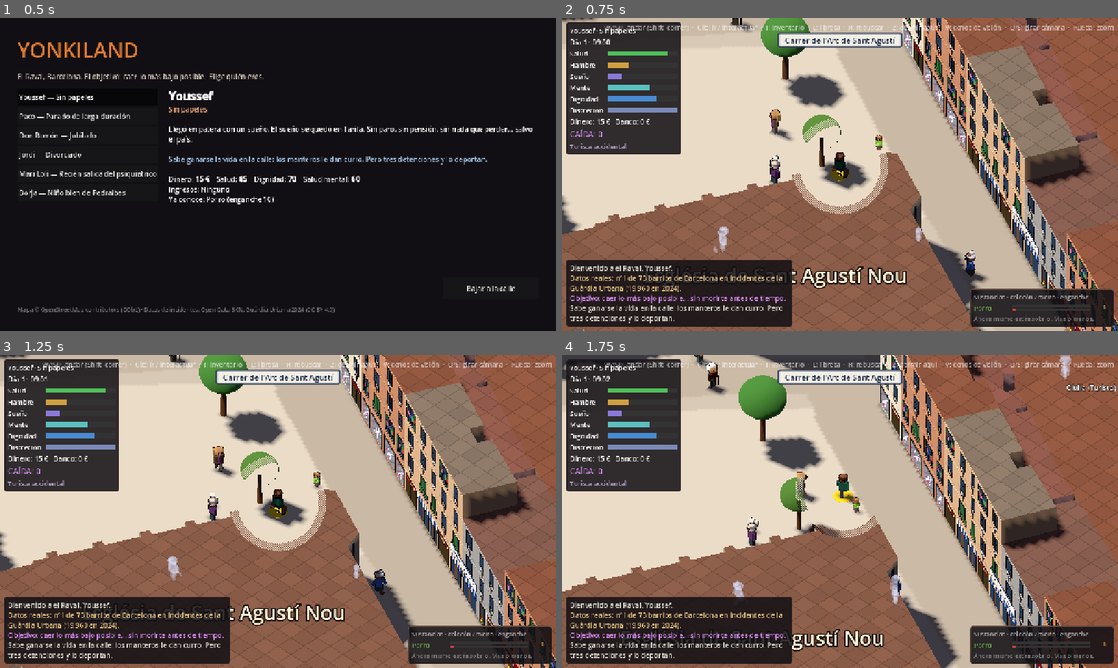
Above: before the commit, frames 1-4 (two rows, left to right).
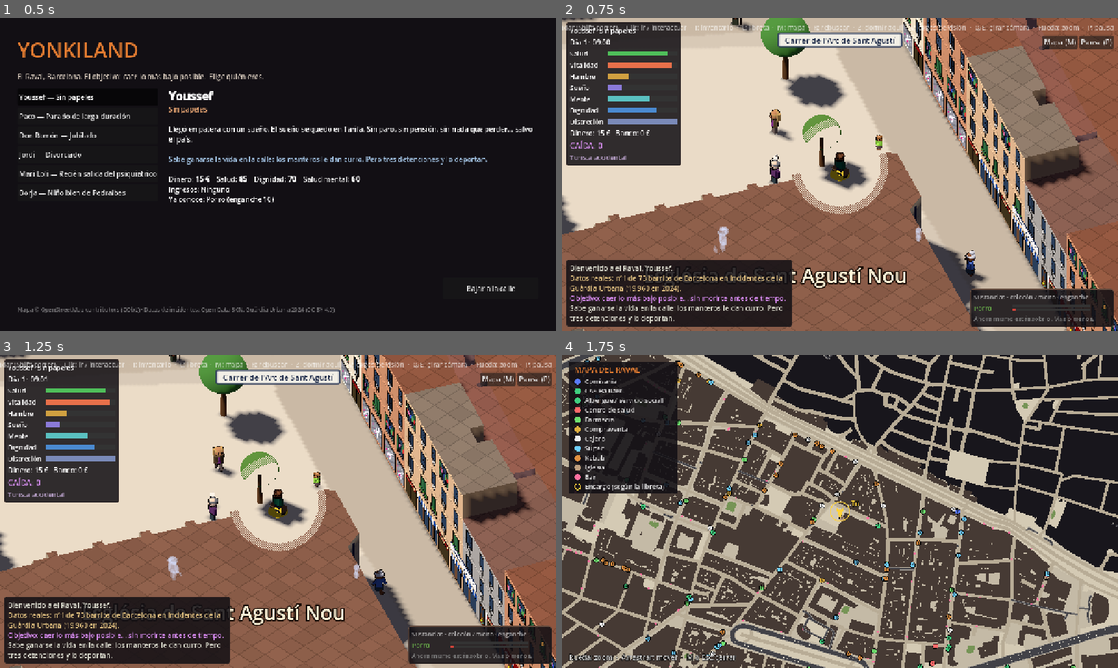
Above: after the commit, the same moments.

Repository: Dylananda/Leavin-The-Dream
Game: Godot game, scene res://scenes/main_menu.tscn
The game is run twice, just before and just after one commit, with the same random seed, the same clock (stepped at 60 frames per second) and the same inputs.
Inputs (mouse positions are in pixels of both pictures, inside the frame that each line leads up to):
- Up to frame 1 (0.5 s): no input
- Up to frame 2 (0.75 s): click "Bajar a la calle" at 0.5 s
- Up to frame 3 (1.25 s): no input
- Up to frame 4 (1.75 s): click (1062, 380) at 1.25 s, where only the run after the commit has a clickable "Mapa (M)"

Frame 1 is identical in both runs. In frame 2, 3.6% of the frame differs, in the area x 0-100%, y 1-48%; in frame 3, 3.6%; in frame 4, 87%, in the area x 0-100%, y 0-100%.

Commit message:
Vitalidad, mapa del barrio y pausa
- Vitalidad: barra nueva para correr y pelear. Se gasta corriendo y peleando y se recupera
  andando o parado; su máximo baja con el hambre, el sueño, el mono y la salud perdida.
  Vacía, quedas agotado y no corres hasta recuperarte. Sin aliento, pegas más flojo y es más
  fácil perder una pelea. Medidas en Defs.VITALITY_*.
- Mapa del barrio (M o botón): el suelo del juego con el norte arriba, dónde estás y hacia
  dónde miras, los sitios por tipo y los encargos según la libreta. Zoom, arrastrar y la
  calle bajo el ratón. El barrio se pausa mientras está abierto.
- Pausa (P o botón), con acceso al mapa.
- Test de humo: vitalidad, pausa y mapa. tests/hud_captura.gd para revisarlos.

Co-Authored-By: Claude Opus 5.5 <noreply@anthropic.com>

Diff:
--- a/game/scripts/defs.gd
+++ b/game/scripts/defs.gd
@@ -94,6 +94,20 @@
 const STAT_BRAVE := 0.05  ## lo que suma cada punto de valor sobre 5 a que se enfrente en un escándalo...
 const STAT_AVENGE := 0.06  ## ... y cada punto de valor o agresividad a que vaya a por ti si le robas
 const STAT_HOTHEAD := 7  ## desde esta agresividad, al que pegas o pides demasiado va a por ti en vez de apartarse
+## Vitalidad: el aguante para correr y pelear (GameState.vitality). Se gasta en segundos reales.
+const VITALITY_RUN_COST := 11.0  ## por segundo corriendo (con el máximo lleno, unos 9 s seguidos)
+const VITALITY_REGEN_STILL := 9.0  ## por segundo parado...
+const VITALITY_REGEN_WALK := 4.0  ## ... y andando
+const VITALITY_RECOVER := 30.0  ## agotado, no vuelves a correr hasta tener esto
+const VITALITY_FIGHT := 30.0  ## lo que gasta una pelea...
+const VITALITY_FIGHT_CHANCE := 0.25  ## ... y lo que baja la probabilidad de ganarla ir sin nada de vitalidad
+## Lo que baja el máximo: cada punto de hambre y de sueño por encima de 50, cada punto de mono
+## y cada punto de salud perdido. El máximo nunca baja de VITALITY_MIN_MAX.
+const VITALITY_HUNGER := 0.7
+const VITALITY_FATIGUE := 0.7
+const VITALITY_MONO := 0.4
+const VITALITY_HEALTH := 0.4
+const VITALITY_MIN_MAX := 15.0
 ## Bots latentes (scripts/censo.gd): lo que se pone al día al volver a verlos.
 const LATENT_ROBBED_FORGET := 24.0 * 60.0  ## minutos tras los que al que robaron vuelve a llevar dinero
 const LATENT_MEMORY_FADE := 3.0 * 24.0 * 60.0  ## minutos latente por cada vez que olvida algo que le hiciste...
--- a/game/scripts/game_state.gd
+++ b/game/scripts/game_state.gd
@@ -24,6 +24,8 @@
 var health := 100.0
 var hunger := 0.0
 var fatigue := 0.0  ## Sueño
+var vitality := 100.0  ## aguante para correr y pelear (ver vitality_max y Defs.VITALITY_*)
+var exhausted := false  ## agotado: no se corre hasta recuperar Defs.VITALITY_RECOVER
 var sanity := 100.0  ## Salud mental
 var dignity := 100.0
 ## Lo que llamas la atención y lo buscada que te tiene la policía. La barra de Discreción es su inverso.
@@ -98,6 +100,8 @@
 	sanity = profile["sanity"]
 	hunger = 30.0
 	fatigue = 20.0
+	vitality = 100.0
+	exhausted = false
 	subs = {}
 	for id in profile["knows"]:
 		_learn(id, float(profile["knows"][id]))
@@ -413,6 +417,21 @@
 	changed.emit()
 
 
+## Vitalidad máxima ahora: la bajan el hambre y el sueño altos, el mono y la salud perdida.
+func vitality_max() -> float:
+	var m := 100.0 - maxf(0.0, hunger - 50.0) * Defs.VITALITY_HUNGER 		- maxf(0.0, fatigue - 50.0) * Defs.VITALITY_FATIGUE 		- mono * Defs.VITALITY_MONO - (100.0 - health) * Defs.VITALITY_HEALTH
+	return clampf(m, Defs.VITALITY_MIN_MAX, 100.0)
+
+
+## Gasta (negativo) o recupera vitalidad, sin pasar del máximo. Al vaciarse quedas agotado.
+func change_vitality(amount: float) -> void:
+	vitality = clampf(vitality + amount, 0.0, vitality_max())
+	if vitality <= 0.0:
+		exhausted = true
+	elif exhausted and vitality >= minf(Defs.VITALITY_RECOVER, vitality_max()):
+		exhausted = false
+
+
 func add_caida(points: float) -> void:
 	caida += points
 	changed.emit()
--- a/game/scripts/interactions.gd
+++ b/game/scripts/interactions.gd
@@ -386,7 +386,9 @@
 	npc.remember("pegado")
 	if world.police_watching() > 0:
 		gs.mark_wanted("un agente te ha visto pelearte", "violencia")
-	world.play_minigame(Fight.new(npc), _fight_chance(npc), func(result: String, _stats: Dictionary):
+	var chance := _fight_chance(npc)
+	gs.change_vitality(-Defs.VITALITY_FIGHT)
+	world.play_minigame(Fight.new(npc), chance, func(result: String, _stats: Dictionary):
 		_fight_done(npc, result == "ok"))
 
 
@@ -396,6 +398,7 @@
 func _fight_chance(npc: Npc) -> float:
 	var gs := GameState
 	var p := 0.5 + (gs.health + gs.high * 0.3 - gs.mono * 0.3 - 50.0) / 80.0
+	p -= (1.0 - gs.vitality / 100.0) * Defs.VITALITY_FIGHT_CHANCE  # sin aliento se pelea peor
 	return clampf(p - (npc.stat("fuerza") - 5) * Defs.STAT_FIGHT, 0.05, 0.95)
 
 
--- a/game/scripts/minigames/fight.gd
+++ b/game/scripts/minigames/fight.gd
@@ -6,7 +6,7 @@
 ## pégale con el clic. Si le pegas con la guardia puesta apenas le haces nada; si le cortas
 ## mientras levanta el brazo, algo. Gana quien deja sin aguante al otro.
 ## El alcohol retrasa la esquiva, el colocón da fuerza y el mono la quita; el sueño cierra
-## los párpados (y no ves venir el golpe).
+## los párpados (y no ves venir el golpe). Sin vitalidad, pegas más flojo.
 ## Resultados: "ok" (ganas) o "mal" (pierdes, o te rindes con Esc).
 
 const WINDUP := Vector2(0.95, 0.45)  ## segundos que tarda en soltar el puño (fácil, difícil)
@@ -54,6 +54,7 @@
 	_place_camera()
 	var gs := GameState
 	_strength = clampf(0.6 + gs.health / 200.0 + gs.high * 0.003 - gs.mono * 0.004, 0.4, 1.4)
+	_strength *= lerpf(0.6, 1.0, gs.vitality / 100.0)  # sin aliento, los golpes pesan menos
 	_state_left = lerpf(PAUSE.x, PAUSE.y, difficulty)
 
 
--- a/game/scripts/ui/hud.gd
+++ b/game/scripts/ui/hud.gd
@@ -13,6 +13,8 @@
 const BARS := [
 	["health", "Salud", Color("4fbf5a"), false,
 		"Baja con el mono, el hambre, las peleas y los excesos. A 0 te mueres."],
+	["vitality", "Vitalidad", Color("e8704a"), false,
+		"Aguante para correr y pelear. Se gasta corriendo (Shift) y peleando y se recupera andando o parado. El hambre, el sueño, el mono y la salud perdida bajan su máximo. Vacía, estás agotado y no corres hasta recuperarte."],
 	["hunger", "Hambre", Color("d0a040"), true,
 		"Sube con las horas (el porro abre el apetito; la farlopa y la base lo quitan). Baja comiendo. Al 100 te desmayas."],
 	["fatigue", "Sueño", Color("8a7ad8"), true,
@@ -71,6 +73,9 @@
 var _chat_npc: Npc
 var _chat_conv: Conversation
 var _minigame: Minigame  ## Minijuego en marcha (robar, vigilar...), si lo hay
+var _pause: PanelContainer  ## Panel de la pausa (P o el botón)
+var _map: MapaBarrio  ## Mapa del barrio abierto (M), si lo está
+var _map_from_pause := false  ## al cerrar el mapa se vuelve a la pausa
 
 
 func _ready() -> void:
@@ -92,6 +97,7 @@
 	_build_inventory()
 	_build_notebook()
 	_build_chat()
+	_build_pause()
 	_pointers = Control.new()
 	_pointers.set_anchors_preset(Control.PRESET_FULL_RECT)
 	_pointers.mouse_filter = Control.MOUSE_FILTER_IGNORE
@@ -264,7 +270,7 @@
 
 func _build_help() -> void:
 	var l := Label.new()
-	l.text = "WASD: andar (Shift: correr)  ·  Clic: ir / interactuar  ·  I: inventario  ·  L: libreta  ·  R: rebuscar  ·  Z: dormir aquí  ·  V: conos de visión  ·  Q/E: girar cámara  ·  Rueda: zoom"
+	l.text = "WASD: andar (Shift: correr)  ·  Clic: ir / interactuar  ·  I: inventario  ·  L: libreta  ·  M: mapa  ·  R: rebuscar  ·  Z: dormir aquí  ·  V: conos de visión  ·  Q/E: girar cámara  ·  Rueda: zoom  ·  P: pausa"
 	l.add_theme_font_size_override("font_size", 15)
 	l.add_theme_color_override("font_color", Color(1, 1, 1, 0.6))
 	l.mouse_filter = Control.MOUSE_FILTER_IGNORE
@@ -331,6 +337,10 @@
 		_bars[b[0]].value = value
 		var bad := value if b[3] else 100.0 - value
 		_bar_labels[b[0]].add_theme_color_override("font_color", C_DANGER if bad >= DANGER else Color.WHITE)
+	# la vitalidad tiene un máximo que baja con el hambre, el sueño, el mono y la salud
+	_bar_labels["vitality"].text = "Agotado" if gs.exhausted else "Vitalidad"
+	_bars["vitality"].get_parent().tooltip_text = BARS[1][4] + "
+Máximo ahora: %d." % int(gs.vitality_max())
 	_refresh_subs()
 	var money_text := "Dinero: %d €   Banco: %d €" % [gs.money, gs.bank]
 	if gs.debt > 0:
@@ -447,7 +457,100 @@
 
 func is_menu_open() -> bool:
 	return _menu.visible or _chat.visible or (_game_over != null and _game_over.visible) \
-		or is_instance_valid(_minigame)
+		or is_instance_valid(_minigame) or _pause.visible or is_instance_valid(_map)
+
+
+# ------------------------------------------------------------- pausa y mapa
+
+## Botones de pausa y mapa (arriba a la derecha, bajo la ayuda) y el panel de la pausa.
+func _build_pause() -> void:
+	var row := HBoxContainer.new()
+	for b in [["Mapa (M)", toggle_map], ["Pausa (P)", toggle_pause]]:
+		var btn := Button.new()
+		btn.text = b[0]
+		btn.focus_mode = Control.FOCUS_NONE
+		btn.pressed.connect(b[1])
+		row.add_child(btn)
+	add_child(row)
+	row.set_anchors_and_offsets_preset(Control.PRESET_TOP_RIGHT, Control.PRESET_MODE_MINSIZE, 10)
+	row.offset_top += 30
+	row.offset_bottom += 30
+	_pause = _panel(Vector2(380, 0))
+	_pause.visible = false
+	add_child(_pause)
+	var v := VBoxContainer.new()
+	v.add_theme_constant_override("separation", 10)
+	_pause.add_child(v)
+	var t := Label.new()
+	t.text = "PAUSA"
+	t.horizontal_alignment = HORIZONTAL_ALIGNMENT_CENTER
+	t.add_theme_font_size_override("font_size", 30)
+	t.add_theme_color_override("font_color", Color("e07a30"))
+	v.add_child(t)
+	var sub := Label.new()
+	sub.text = "El barrio se ha parado. Nadie te mira."
+	sub.horizontal_alignment = HORIZONTAL_ALIGNMENT_CENTER
+	sub.add_theme_color_override("font_color", Color(1, 1, 1, 0.6))
+	v.add_child(sub)
+	for b in [["Seguir (P)", toggle_pause], ["Mapa del barrio (M)", toggle_map]]:
+		var btn := Button.new()
+		btn.text = b[0]
+		btn.custom_minimum_size.y = 40
+		btn.pressed.connect(b[1])
+		v.add_child(btn)
+
+
+## Para o sigue el juego (no con otro menú abierto: esos ya lo paran).
+func toggle_pause() -> void:
+	if _pause.visible:
+		_pause.visible = false
+		get_tree().paused = false
+	elif not is_menu_open():
+		_pause.visible = true
+		_pause.reset_size()
+		_pause.position = (get_viewport().get_visible_rect().size - _pause.size) / 2.0
+		get_tree().paused = true
+
+
+## Abre o cierra el mapa del barrio, con el juego en pausa mientras está abierto.
+func toggle_map() -> void:
+	if is_instance_valid(_map):
+		_close_map()
+		return
+	if is_menu_open() and not _pause.visible:
+		return
+	_map_from_pause = _pause.visible
+	_pause.visible = false
+	_map = MapaBarrio.new(get_parent())
+	_map.closed.connect(_close_map)
+	add_child(_map)
+	get_tree().paused = true
+
+
+func _close_map() -> void:
+	if is_instance_valid(_map):
+		_map.queue_free()
+	_map = null
+	if _map_from_pause:
+		_pause.visible = true
+	else:
+		get_tree().paused = false
+
+
+func _unhandled_input(event: InputEvent) -> void:
+	if not (event is InputEventKey and event.pressed and not event.echo):
+		return
+	match event.keycode:
+		KEY_P:
+			toggle_pause()
+			get_viewport().set_input_as_handled()
+		KEY_M:
+			toggle_map()
+			get_viewport().set_input_as_handled()
+		KEY_ESCAPE:
+			if _pause.visible:
+				toggle_pause()
+				get_viewport().set_input_as_handled()
 
 
 ## Pone encima de todo un minijuego (World.play_minigame lo quita al terminar).
--- /dev/null
+++ b/game/scripts/ui/mapa_barrio.gd
@@ -0,0 +1,158 @@
+class_name MapaBarrio
+extends Control
+## Mapa del barrio a pantalla completa (tecla M): el suelo del juego visto desde arriba, con
+## el norte arriba, dónde estás y hacia dónde miras, los sitios por tipo y los de los encargos
+## en marcha tal como los apuntaste en la libreta (si los apuntaste mal, aquí también están mal).
+## Rueda: zoom (hacia el ratón). Arrastrar: mover el mapa. M o Esc: cerrar. El barrio se pausa.
+
+signal closed
+
+const ZOOM_MIN := 0.8  ## píxeles de pantalla por casilla
+const ZOOM_MAX := 16.0
+const ZOOM_START := 2.2  ## al abrir, centrado en ti
+## Color y letra de cada tipo de sitio (los bares, sin letra: son muchos).
+const KINDS := {
+	"comisaria": [Color("5a7cff"), "P", "Comisaría"],
+	"cas": [Color("40d080"), "C", "CAS Baluard"],
+	"albergue": [Color("40d080"), "A", "Albergue / servicio social"],
+	"cap": [Color("ff6a6a"), "+", "Centro de salud"],
+	"farmacia": [Color("70e070"), "F", "Farmacia"],
+	"compraventa": [Color("e0b040"), "€", "Compraventa"],
+	"cajero": [Color("f0f0f0"), "$", "Cajero"],
+	"super": [Color("70d0ff"), "S", "Súper"],
+	"kebab": [Color("e09040"), "K", "Kebab"],
+	"iglesia": [Color("c0a080"), "†", "Iglesia"],
+	"bar": [Color("ff70a0"), "", "Bar"],
+}
+const C_PLAYER := Color("ffd23c")
+const C_NOTE := Color("ffd23c")
+
+var world: World
+var _tex: Texture2D
+var _px := 6.0  ## píxeles de la textura por casilla
+var _scale := ZOOM_START
+var _origin := Vector2.ZERO
+var _drag := false
+var _hover := ""
+
+
+func _init(p_world: World) -> void:
+	world = p_world
+
+
+func _ready() -> void:
+	set_anchors_preset(Control.PRESET_FULL_RECT)
+	mouse_filter = Control.MOUSE_FILTER_STOP
+	process_mode = Node.PROCESS_MODE_ALWAYS
+	_tex = load("res://assets/ground.png")
+	_px = _tex.get_width() / float(world.city.width)
+	# toda la ventana, aunque el HUD tenga el tamaño base del proyecto
+	_fit()
+	get_viewport().size_changed.connect(_fit)
+	_center_on_player()
+
+
+func _fit() -> void:
+	position = Vector2.ZERO
+	size = get_viewport_rect().size
+	queue_redraw()
+
+
+func _center_on_player() -> void:
+	_origin = size / 2.0 - _player_cell() * _scale
+	queue_redraw()
+
+
+func _player_cell() -> Vector2:
+	var p := world.player.position / world.city.cell_m
+	return Vector2(p.x, p.z)
+
+
+func _to_screen(cell: Vector2) -> Vector2:
+	return _origin + cell * _scale
+
+
+func _draw() -> void:
+	var font := get_theme_default_font()
+	draw_rect(Rect2(Vector2.ZERO, size), Color(0.05, 0.045, 0.06, 0.97))
+	var city := world.city
+	draw_texture_rect(_tex, Rect2(_origin, Vector2(city.width, city.height) * _scale), false)
+	# sitios (los bares, más pequeños y sin letra)
+	var r := clampf(_scale * 1.6, 5.0, 11.0)
+	for p in city.pois:
+		var k: Array = KINDS.get(p["kind"], [])
+		if k.is_empty():
+			continue
+		var at := _to_screen(Vector2(p["x"], p["y"]) + Vector2(0.5, 0.5))
+		if k[1] == "":
+			draw_circle(at, r * 0.45, k[0])
+			continue
+		draw_circle(at, r + 1.5, Color.BLACK)
+		draw_circle(at, r, k[0])
+		draw_string(font, at + Vector2(-r * 0.55, r * 0.55), k[1], HORIZONTAL_ALIGNMENT_LEFT, -1, int(r * 1.4), Color.BLACK)
+	# encargos en marcha, según la libreta
+	for n in world.errands.noted_places():
+		var poi: Dictionary = n["poi"]
+		var at := _to_screen(Vector2(poi["x"], poi["y"]) + Vector2(0.5, 0.5))
+		draw_arc(at, 16.0, 0, TAU, 32, C_NOTE, 3.0, true)
+		_label(at + Vector2(20, 6), world.errands.place_name(poi), C_NOTE)
+	# tú, con una flecha hacia donde miras
+	var me := _to_screen(_player_cell())
+	var f := world.player.facing()
+	var dir := Vector2(f.x, f.z).normalized()
+	var side := dir.orthogonal()
+	draw_colored_polygon(PackedVector2Array([me + dir * 16, me - dir * 9 + side * 10, me - dir * 4, me - dir * 9 - side * 10]), C_PLAYER)
+	draw_arc(me, 22.0, 0, TAU, 32, C_PLAYER, 2.0, true)
+	_label(me + Vector2(26, -12), "Tú", C_PLAYER)
+	_draw_legend(font)
+
+
+func _label(at: Vector2, text: String, color: Color) -> void:
+	var font := get_theme_default_font()
+	draw_string_outline(font, at, text, HORIZONTAL_ALIGNMENT_LEFT, -1, 16, 5, Color.BLACK)
+	draw_string(font, at, text, HORIZONTAL_ALIGNMENT_LEFT, -1, 16, color)
+
+
+## Leyenda arriba a la izquierda y ayuda abajo.
+func _draw_legend(font: Font) -> void:
+	var box := Rect2(16, 16, 250, 30 + KINDS.size() * 22 + 30)
+	draw_rect(box, Color(0.07, 0.06, 0.08, 0.88))
+	draw_string(font, box.position + Vector2(12, 24), "MAPA DEL RAVAL", HORIZONTAL_ALIGNMENT_LEFT, -1, 18, Color("e07a30"))
+	var y := box.position.y + 50
+	for kind in KINDS:
+		var k: Array = KINDS[kind]
+		draw_circle(Vector2(box.position.x + 20, y - 5), 7, k[0])
+		draw_string(font, Vector2(box.position.x + 36, y), k[2], HORIZONTAL_ALIGNMENT_LEFT, -1, 15, Color(1, 1, 1, 0.85))
+		y += 22
+	draw_arc(Vector2(box.position.x + 20, y - 5), 7, 0, TAU, 20, C_NOTE, 2.0)
+	draw_string(font, Vector2(box.position.x + 36, y), "Encargo (según la libreta)", HORIZONTAL_ALIGNMENT_LEFT, -1, 15, Color(1, 1, 1, 0.85))
+	var help := "Rueda: zoom  ·  Arrastrar: mover  ·  M o Esc: cerrar"
+	if _hover != "":
+		help = _hover + "      " + help
+	draw_string_outline(font, Vector2(16, size.y - 18), help, HORIZONTAL_ALIGNMENT_LEFT, -1, 16, 5, Color.BLACK)
+	draw_string(font, Vector2(16, size.y - 18), help, HORIZONTAL_ALIGNMENT_LEFT, -1, 16, Color(1, 1, 1, 0.8))
+
+
+func _gui_input(event: InputEvent) -> void:
+	if event is InputEventMouseButton:
+		if event.button_index in [MOUSE_BUTTON_WHEEL_UP, MOUSE_BUTTON_WHEEL_DOWN] and event.pressed:
+			var s := clampf(_scale * (1.2 if event.button_index == MOUSE_BUTTON_WHEEL_UP else 1 / 1.2), ZOOM_MIN, ZOOM_MAX)
+			_origin = event.position - (event.position - _origin) * (s / _scale)
+			_scale = s
+			queue_redraw()
+		elif event.button_index in [MOUSE_BUTTON_LEFT, MOUSE_BUTTON_RIGHT]:
+			_drag = event.pressed
+		accept_event()
+	elif event is InputEventMouseMotion:
+		if _drag:
+			_origin += event.relative
+		var cell := Vector2i(((event.position - _origin) / _scale).floor())
+		_hover = world.city.street_name_near(cell, 6)
+		queue_redraw()
+		accept_event()
+
+
+func _unhandled_input(event: InputEvent) -> void:
+	if event is InputEventKey and event.pressed and not event.echo and event.keycode in [KEY_M, KEY_ESCAPE]:
+		get_viewport().set_input_as_handled()
+		closed.emit()
--- a/game/scripts/world.gd
+++ b/game/scripts/world.gd
@@ -497,7 +497,19 @@
 	if GameState.alive and not hud.is_menu_open():
 		v.x = float(_held(KEY_D, KEY_RIGHT)) - float(_held(KEY_A, KEY_LEFT))
 		v.y = float(_held(KEY_S, KEY_DOWN)) - float(_held(KEY_W, KEY_UP))
-	player.run_factor = RUN_FACTOR if Input.is_key_pressed(KEY_SHIFT) else 1.0
+	# correr gasta vitalidad; agotado, no se corre hasta recuperarla (Defs.VITALITY_*)
+	var gs := GameState
+	var moving := v != Vector2.ZERO or player.is_moving()
+	var wants_run := Input.is_key_pressed(KEY_SHIFT) and moving and not gs.exhausted
+	player.run_factor = RUN_FACTOR if wants_run else 1.0
+	if wants_run:
+		gs.change_vitality(-Defs.VITALITY_RUN_COST * delta)
+	elif moving:
+		gs.change_vitality(Defs.VITALITY_REGEN_WALK * delta)
+	else:
+		gs.change_vitality(Defs.VITALITY_REGEN_STILL * delta)
+	if gs.exhausted and Input.is_key_pressed(KEY_SHIFT) and moving and randf() < delta * 0.4:
+		player.say(["*jadea*", "No puedo más...", "Un momento, un momento"].pick_random(), 1.5)
 	var target := Vector3.ZERO
 	if v != Vector2.ZERO:
 		_pending = null
@@ -1115,6 +1127,8 @@
 ## Fight), cuesta arriba. Si ganas, te lo quitas de encima con algún golpe; si no, `lose`.
 func _beating(npc: Npc, lose: Callable) -> void:
 	var chance := Defs.BEATING_FIGHT_CHANCE - (npc.stat("fuerza") - 5) * Defs.STAT_FIGHT
+	chance -= (1.0 - GameState.vitality / 100.0) * Defs.VITALITY_FIGHT_CHANCE
+	GameState.change_vitality(-Defs.VITALITY_FIGHT)
 	play_minigame(Fight.new(npc), chance, func(result: String, _stats: Dictionary):
 		if result != "ok":
 			lose.call()
--- /dev/null
+++ b/game/tests/hud_captura.gd
@@ -0,0 +1,30 @@
+extends SceneTree
+## Captura del mapa del barrio o del panel de pausa, para revisarlos sin jugar.
+## Uso: godot --path game --resolution 1600x900 --script res://tests/hud_captura.gd -- <salida.png> mapa|pausa [rótulo]
+
+func _initialize() -> void:
+	var args := OS.get_cmdline_user_args()
+	var out := args[0] if args.size() > 0 else "user://hud.png"
+	var what := args[1] if args.size() > 1 else "mapa"
+	var place := args[2] if args.size() > 2 else "MACBA"
+	root.get_node("GameState").new_game("parado")
+	change_scene_to_file("res://scenes/world.tscn")
+	await process_frame
+	await process_frame
+	var w = current_scene
+	for l in w.city._data["labels"]:
+		if place in l["text"]:
+			w.player.setup(w.city, w.city.world_to_cell(Vector3(l["x"], 0, l["z"])))
+			w._camera_focus = w.player.position
+			break
+	for i in 30:
+		await process_frame
+	if what == "pausa":
+		w.hud.toggle_pause()
+	else:
+		w.hud.toggle_map()
+	for i in 20:
+		await process_frame
+	await RenderingServer.frame_post_draw
+	root.get_viewport().get_texture().get_image().save_png(out)
+	quit()
--- a/game/tests/smoke.gd
+++ b/game/tests/smoke.gd
@@ -15,6 +15,7 @@
 		world.censo.pausado = true  # que no se duerma nadie a media prueba (el censo se prueba aparte)
 		_test_censo(world)
 		_test_personajes(world)
+		_test_vitalidad(world)
 		# los que no salen a esta hora (despedidas, lateros...) se crean a mano para probarlos
 		for kind in world.BASE_NPCS:
 			if world.npcs.filter(func(n): return n.kind == kind).is_empty():
@@ -110,6 +111,34 @@
 ## Conversación con IA sin depender de Ollama: contra un puerto en el que no escucha nadie
 ## (el juego debe seguir y avisar en el registro) y con una respuesta inventada que usa
 ## todas las acciones de juego.
+## Vitalidad: correr la gasta hasta agotarte, el hambre baja su máximo y pelear la gasta.
+## La pausa y el mapa se abren y se cierran.
+func _test_vitalidad(world) -> void:
+	var gs = root.get_node("GameState")
+	gs.vitality = gs.vitality_max()
+	gs.change_vitality(-1000.0)
+	_check(gs.exhausted and gs.vitality == 0.0, "vitalidad: vaciarla no te deja agotado")
+	gs.change_vitality(Defs.VITALITY_RECOVER + 1.0)
+	_check(not gs.exhausted, "vitalidad: no te recuperas")
+	var full: float = gs.vitality_max()
+	gs.hunger = 95.0
+	_check(gs.vitality_max() < full, "vitalidad: el hambre no baja el máximo")
+	gs.hunger = 30.0
+	gs.vitality = 100.0
+	world.interactions._fight(world._spawn_npc("yonki"))
+	_check(gs.vitality < 100.0, "vitalidad: pelear no la gasta")
+	gs.vitality = 100.0
+	gs.exhausted = false
+	world.hud.toggle_pause()
+	_check(world.get_tree().paused and world.hud.is_menu_open(), "pausa: no para el juego")
+	world.hud.toggle_map()
+	_check(is_instance_valid(world.hud._map), "mapa: no se abre desde la pausa")
+	world.hud.toggle_map()
+	world.hud.toggle_pause()
+	_check(not world.get_tree().paused and not world.hud.is_menu_open(), "pausa: no se quita")
+	print("  vitalidad, pausa y mapa: OK")
+
+
 ## Personajes del editor: su fuerza cuenta en las peleas, venden lo que pone su ficha y los
 ## perros salen con su dueño.
 func _test_personajes(world) -> void:
Not shown, added: game/scripts/ui/mapa_barrio.gd.uid
Not shown, added: game/tests/hud_captura.gd.uid
Not shown, changed: docs/ideas.md
